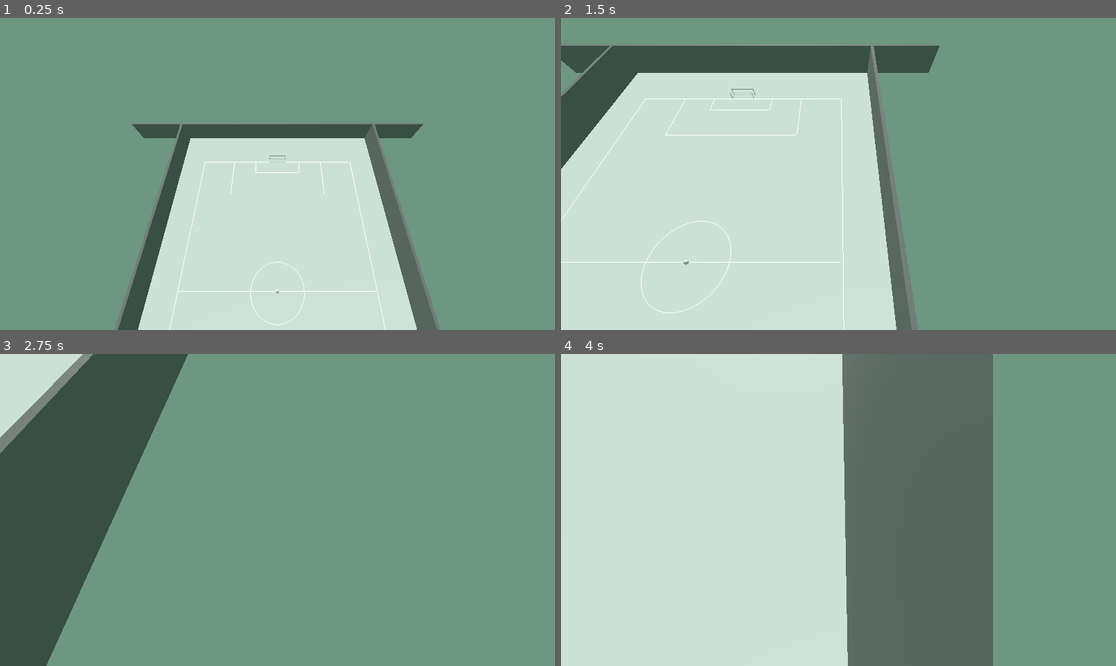
Above: before the commit, frames 1-4 (two rows, left to right).
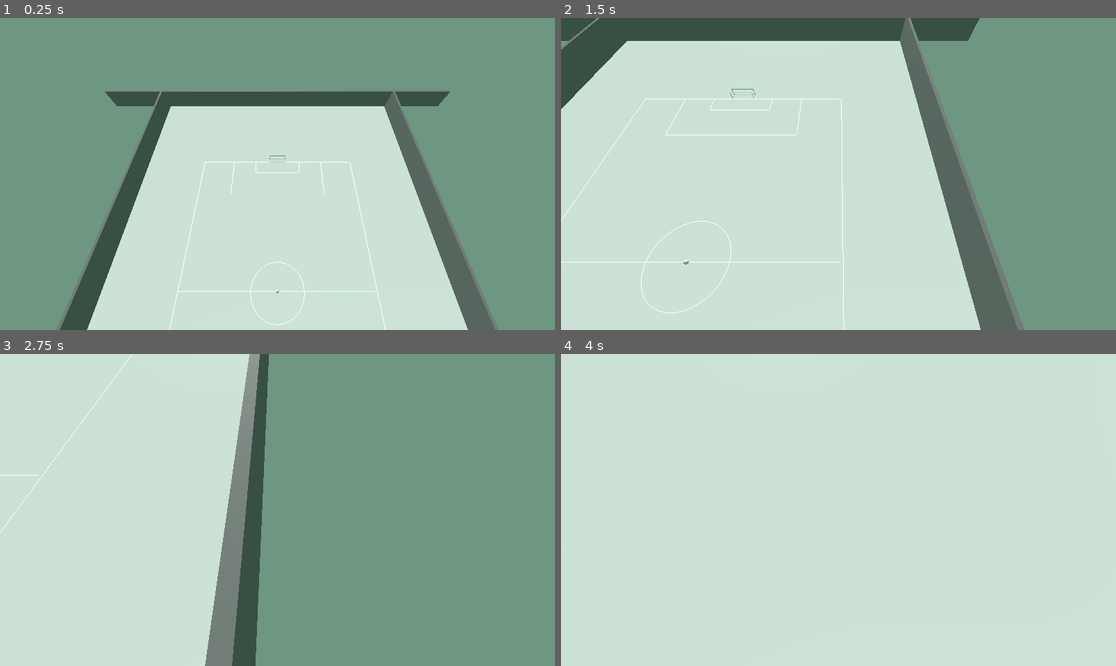
Above: after the commit, the same moments.

Repository: AlyssaSmt/Godot-kicker
Game: Godot game, scene res://main/main.tscn
Same seed, same stepped clock (60 frames per second), same inputs: the game is played once before the commit and once after it. Before the commit the project starts from res://main.tscn.
Inputs (mouse positions are in pixels of both pictures, inside the frame that each line leads up to):
- Up to frame 1 (0.25 s): no input
- Up to frame 2 (1.5 s): tap Enter at 0.5 s; move the mouse to (960, 158) at 0.52 s; hold D (move_right) 0.53-1.28 s; hold Shift (shift) 0.53-1.28 s; click (960, 158) at 0.67 s; tap Space (jump) at 0.77 s; move the mouse to (727, 189) at 1.27 s; hold S (move_backward) from 1.28 s (still down); tap Shift (shift) at 1.35 s
- Up to frame 3 (2.75 s): tap Space (jump) at 1.52 s; move the mouse to (333, 441) at 2.02 s; release S (move_backward) at 2.03 s; hold D (move_right) from 2.03 s (still down); hold Shift (shift) from 2.03 s (still down)
- Up to frame 4 (4 s): move the mouse to (810, 572) at 2.77 s; release D (move_right) at 2.78 s; release Shift (shift) at 2.78 s; hold W (move_forward) 2.78-3.53 s; tap Shift (shift) at 2.85 s; click (810, 572) at 2.92 s; tap Space (jump) at 3.02, 3.5, 3.77 s; move the mouse to (1005, 556) at 3.52 s; hold A (move_left) from 3.53 s (still down); hold Shift (shift) from 3.53 s (still down)

The runs differ from the first frame. In frame 1, 22% of the frame differs, in the area x 10-90%, y 23-100%; in frame 2, 27%; in frame 3, 43%; in frame 4, 49%, in the area x 50-100%, y 0-100%.

Commit message:
Refactor and reorganize field lines and wall structures
- Deleted old scripts and scenes related to FieldLinesDynamic, GoalLineDrawer, and Walls.
- Introduced new implementations for FieldLinesDynamic, GoalLineDrawer, and Walls with improved structure and functionality.
- Updated main scene to integrate new field line and wall components.
- Added EditorCamera for enhanced scene navigation.
- Ensured all components are properly linked to the terrain generation system.

Diff:
--- a/FieldLinesDynamic.tscn
+++ b/FieldLines/FieldLinesDynamic.tscn
@@ -1,6 +1,6 @@
 [gd_scene load_steps=2 format=3 uid="uid://d0cw6utfkuysq"]
 
-[ext_resource type="Script" uid="uid://1x080tbtf7t0" path="res://FieldLinesDynamic.gd" id="1_tvcyq"]
+[ext_resource type="Script" uid="uid://1x080tbtf7t0" path="res://FieldLines/FieldLinesDynamic.gd" id="1_tvcyq"]
 
 [node name="FieldLinesDynamic" type="MeshInstance3D"]
 script = ExtResource("1_tvcyq")
--- a/GoalLineDrawer.tscn
+++ b/FieldLines/GoalLineDrawer.tscn
@@ -1,6 +1,6 @@
 [gd_scene load_steps=2 format=3 uid="uid://b4qoyuhmar7oo"]
 
-[ext_resource type="Script" uid="uid://b0d1xphx7joru" path="res://GoalLineDrawer.gd" id="1_0uf2n"]
+[ext_resource type="Script" uid="uid://b0d1xphx7joru" path="res://FieldLines/GoalLineDrawer.gd" id="1_0uf2n"]
 
 [node name="GoalLineDrawer" type="MeshInstance3D"]
 script = ExtResource("1_0uf2n")
--- a/Walls.tscn
+++ b/FieldLines/Walls.tscn
@@ -1,10 +1,12 @@
 [gd_scene load_steps=4 format=3 uid="uid://bakavvo4k7afb"]
 
-[ext_resource type="Script" uid="uid://k12uqkmvpw85" path="res://Walls.gd" id="1_ndvdd"]
+[ext_resource type="Script" uid="uid://k12uqkmvpw85" path="res://FieldLines/Walls.gd" id="1_ndvdd"]
 
 [sub_resource type="BoxShape3D" id="BoxShape3D_sixe3"]
+size = Vector3(1, 10, 180)
 
 [sub_resource type="BoxMesh" id="BoxMesh_ndvdd"]
+size = Vector3(1, 10, 180)
 
 [node name="Walls" type="Node3D"]
 script = ExtResource("1_ndvdd")
--- a/collision_shape_3d.gd
+++ /dev/null
@@ -1,11 +0,0 @@
-extends CollisionShape3D
-
-
-# Called when the node enters the scene tree for the first time.
-func _ready() -> void:
-	pass # Replace with function body.
-
-
-# Called every frame. 'delta' is the elapsed time since the previous frame.
-func _process(delta: float) -> void:
-	pass
--- a/main.tscn
+++ /dev/null
@@ -1,68 +0,0 @@
-[gd_scene load_steps=13 format=3 uid="uid://b1phcfq8ugp1"]
-
-[ext_resource type="Script" uid="uid://dyp1c3w3r6ivu" path="res://main.gd" id="1_5vw27"]
-[ext_resource type="Script" uid="uid://bs2rvlnxas6f5" path="res://Procedural Generation/TerrainGeneration.gd" id="1_ig7tw"]
-[ext_resource type="Script" uid="uid://d1fgwrejxjecb" path="res://Procedural Generation/terrain_editor.gd" id="2_h2yge"]
-[ext_resource type="Script" uid="uid://cgk3x2gs044ha" path="res://EditorCamera.gd" id="3_h2yge"]
-[ext_resource type="PackedScene" uid="uid://cpliy7cur5dlm" path="res://Ball/Ball.tscn" id="4_lquwl"]
-[ext_resource type="PackedScene" uid="uid://7asu2su4qpsh" path="res://Goal/goal_left.tscn" id="5_lquwl"]
-[ext_resource type="PackedScene" uid="uid://dvuyvxo73o3ou" path="res://Goal/GoalDetector.tscn" id="7_272bh"]
-[ext_resource type="PackedScene" uid="uid://b4qoyuhmar7oo" path="res://GoalLineDrawer.tscn" id="9_4c57u"]
-[ext_resource type="PackedScene" uid="uid://d0cw6utfkuysq" path="res://FieldLinesDynamic.tscn" id="9_efxa6"]
-[ext_resource type="PackedScene" uid="uid://bakavvo4k7afb" path="res://Walls.tscn" id="9_kek77"]
-
-[sub_resource type="FastNoiseLite" id="FastNoiseLite_ig7tw"]
-
-[sub_resource type="Environment" id="Environment_ig7tw"]
-background_mode = 1
-background_color = Color(0.43163612, 0.59038633, 0.51166904, 1)
-
-[node name="main" type="Node3D"]
-script = ExtResource("1_5vw27")
-
-[node name="TerrainGeneration" type="Node3D" parent="."]
-script = ExtResource("1_ig7tw")
-noise = SubResource("FastNoiseLite_ig7tw")
-border_height = null
-enable_border = null
-
-[node name="TerrainEditor" type="Node3D" parent="." node_paths=PackedStringArray("terrain")]
-script = ExtResource("2_h2yge")
-terrain = NodePath("../TerrainGeneration")
-
-[node name="GoalLeft" parent="." instance=ExtResource("5_lquwl")]
-
-[node name="BallNode" parent="." instance=ExtResource("4_lquwl")]
-transform = Transform3D(1, 0, 0, 0, 1, 0, 0, 0, 1, 0, 0.5, 0)
-
-[node name="GoalDetectorLeft" parent="." instance=ExtResource("7_272bh")]
-team_name = "Team A"
-
-[node name="GoalDetectorRight" parent="." instance=ExtResource("7_272bh")]
-team_name = "Team A"
-
-[node name="Walls" parent="." node_paths=PackedStringArray("terrain") instance=ExtResource("9_kek77")]
-terrain = NodePath("../TerrainGeneration")
-
-[node name="GoalLineTop" parent="." node_paths=PackedStringArray("terrain") instance=ExtResource("9_4c57u")]
-terrain = NodePath("../TerrainGeneration")
-
-[node name="GoalLineBottom" parent="." node_paths=PackedStringArray("terrain") instance=ExtResource("9_4c57u")]
-terrain = NodePath("../TerrainGeneration")
-z_pos = 52.5
-
-[node name="FieldLinesDynamic" parent="." node_paths=PackedStringArray("terrain") instance=ExtResource("9_efxa6")]
-terrain = NodePath("../TerrainGeneration")
-
-[node name="EditorCameraRoot" type="Node3D" parent="."]
-transform = Transform3D(1, 0, 0, 0, 1, 0, 0, 0, 1, 0, 80, 0)
-
-[node name="EditorCamera" type="Camera3D" parent="EditorCameraRoot"]
-transform = Transform3D(1, 0, 0, 0, 0.49999997, 0.86602545, 0, -0.86602545, 0.49999997, 0, 0, 0)
-script = ExtResource("3_h2yge")
-
-[node name="DirectionalLight3D" type="DirectionalLight3D" parent="."]
-transform = Transform3D(-0.9841028, 0, -0.17759995, -0.07713233, 0.9007665, 0.42739958, 0.15997608, 0.4343038, -0.88644683, 0, 14.025137, -42.03899)
-
-[node name="WorldEnvironment" type="WorldEnvironment" parent="."]
-environment = SubResource("Environment_ig7tw")
--- /dev/null
+++ b/main/main.tscn
@@ -0,0 +1,68 @@
+[gd_scene load_steps=13 format=3 uid="uid://b1phcfq8ugp1"]
+
+[ext_resource type="Script" uid="uid://dyp1c3w3r6ivu" path="res://main/main.gd" id="1_0i4oc"]
+[ext_resource type="Script" uid="uid://bs2rvlnxas6f5" path="res://Procedural Generation/TerrainGeneration.gd" id="2_bsumw"]
+[ext_resource type="Script" uid="uid://d1fgwrejxjecb" path="res://Procedural Generation/terrain_editor.gd" id="3_fwcvl"]
+[ext_resource type="PackedScene" uid="uid://7asu2su4qpsh" path="res://Goal/goal_left.tscn" id="4_na0o7"]
+[ext_resource type="PackedScene" uid="uid://cpliy7cur5dlm" path="res://Ball/Ball.tscn" id="5_73k8k"]
+[ext_resource type="PackedScene" uid="uid://dvuyvxo73o3ou" path="res://Goal/GoalDetector.tscn" id="6_5xyti"]
+[ext_resource type="PackedScene" uid="uid://bakavvo4k7afb" path="res://FieldLines/Walls.tscn" id="7_n3o0a"]
+[ext_resource type="PackedScene" uid="uid://b4qoyuhmar7oo" path="res://FieldLines/GoalLineDrawer.tscn" id="8_s758e"]
+[ext_resource type="PackedScene" uid="uid://d0cw6utfkuysq" path="res://FieldLines/FieldLinesDynamic.tscn" id="9_4hmqs"]
+[ext_resource type="Script" uid="uid://cgk3x2gs044ha" path="res://Camera/EditorCamera.gd" id="10_piupu"]
+
+[sub_resource type="FastNoiseLite" id="FastNoiseLite_ig7tw"]
+
+[sub_resource type="Environment" id="Environment_ig7tw"]
+background_mode = 1
+background_color = Color(0.43163612, 0.59038633, 0.51166904, 1)
+
+[node name="main" type="Node3D"]
+script = ExtResource("1_0i4oc")
+
+[node name="TerrainGeneration" type="Node3D" parent="."]
+script = ExtResource("2_bsumw")
+size_width = 120
+size_depth = 180
+noise = SubResource("FastNoiseLite_ig7tw")
+
+[node name="TerrainEditor" type="Node3D" parent="." node_paths=PackedStringArray("terrain")]
+script = ExtResource("3_fwcvl")
+terrain = NodePath("../TerrainGeneration")
+
+[node name="GoalLeft" parent="." instance=ExtResource("4_na0o7")]
+
+[node name="BallNode" parent="." instance=ExtResource("5_73k8k")]
+transform = Transform3D(1, 0, 0, 0, 1, 0, 0, 0, 1, 0, 0.5, 0)
+
+[node name="GoalDetectorLeft" parent="." instance=ExtResource("6_5xyti")]
+team_name = "Team A"
+
+[node name="GoalDetectorRight" parent="." instance=ExtResource("6_5xyti")]
+team_name = "Team A"
+
+[node name="Walls" parent="." node_paths=PackedStringArray("terrain") instance=ExtResource("7_n3o0a")]
+terrain = NodePath("../TerrainGeneration")
+
+[node name="GoalLineTop" parent="." node_paths=PackedStringArray("terrain") instance=ExtResource("8_s758e")]
+terrain = NodePath("../TerrainGeneration")
+
+[node name="GoalLineBottom" parent="." node_paths=PackedStringArray("terrain") instance=ExtResource("8_s758e")]
+terrain = NodePath("../TerrainGeneration")
+z_pos = 52.5
+
+[node name="FieldLinesDynamic" parent="." node_paths=PackedStringArray("terrain") instance=ExtResource("9_4hmqs")]
+terrain = NodePath("../TerrainGeneration")
+
+[node name="EditorCameraRoot" type="Node3D" parent="."]
+transform = Transform3D(1, 0, 0, 0, 1, 0, 0, 0, 1, 0, 80, 0)
+
+[node name="EditorCamera" type="Camera3D" parent="EditorCameraRoot"]
+transform = Transform3D(1, 0, 0, 0, 0.49999997, 0.86602545, 0, -0.86602545, 0.49999997, 0, 0, 0)
+script = ExtResource("10_piupu")
+
+[node name="DirectionalLight3D" type="DirectionalLight3D" parent="."]
+transform = Transform3D(-0.9841028, 0, -0.17759995, -0.07713233, 0.9007665, 0.42739958, 0.15997608, 0.4343038, -0.88644683, 0, 14.025137, -42.03899)
+
+[node name="WorldEnvironment" type="WorldEnvironment" parent="."]
+environment = SubResource("Environment_ig7tw")
Renamed: EditorCamera.gd -> Camera/EditorCamera.gd
Renamed: EditorCamera.gd.uid -> Camera/EditorCamera.gd.uid
Renamed: FieldLinesDynamic.gd -> FieldLines/FieldLinesDynamic.gd
Renamed: FieldLinesDynamic.gd.uid -> FieldLines/FieldLinesDynamic.gd.uid
Renamed: GoalLineDrawer.gd -> FieldLines/GoalLineDrawer.gd
Renamed: GoalLineDrawer.gd.uid -> FieldLines/GoalLineDrawer.gd.uid
Renamed: Walls.gd -> FieldLines/Walls.gd
Renamed: Walls.gd.uid -> FieldLines/Walls.gd.uid
Not shown, removed: collision_shape_3d.gd.uid
Renamed: main.gd -> main/main.gd
Renamed: main.gd.uid -> main/main.gd.uid
Not shown, removed: main.tscn.depren
